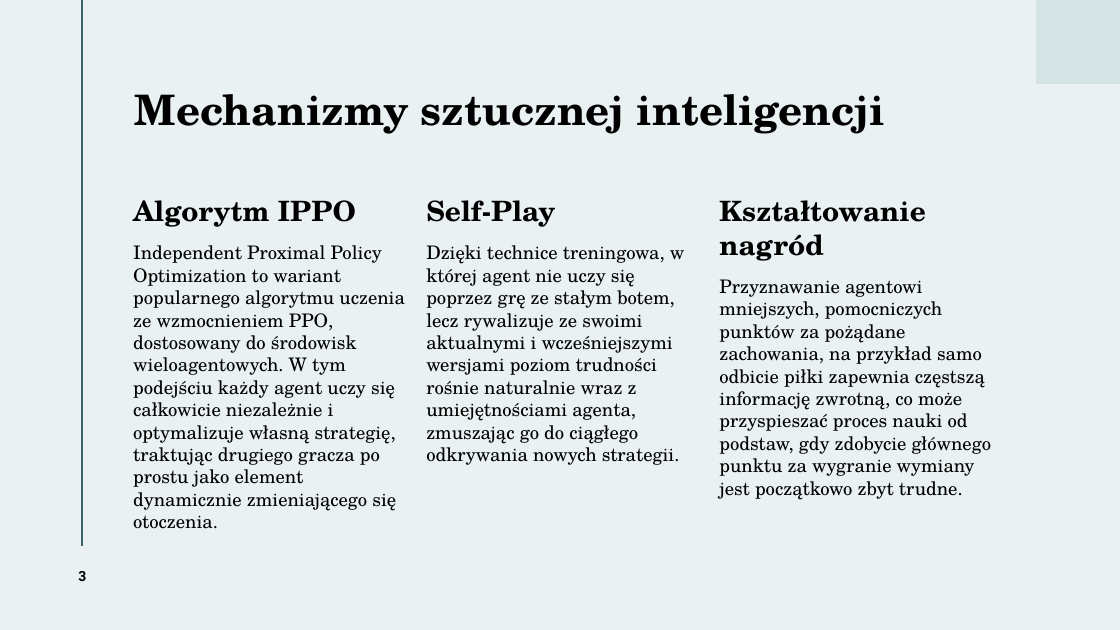
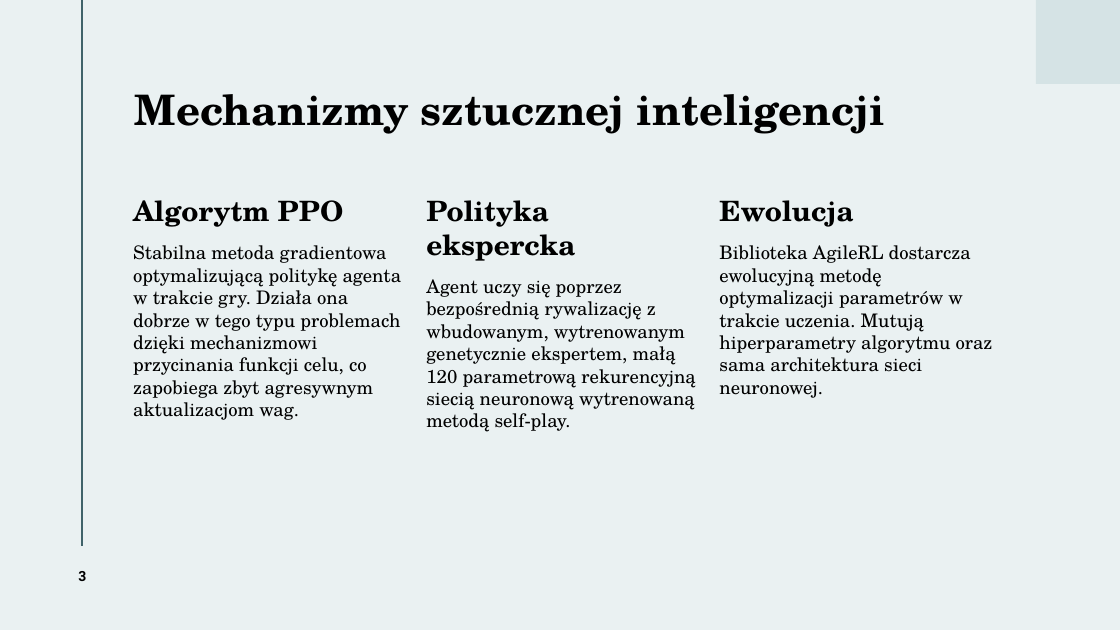
Before and after one commit to rmesek/iwsum-slimevolley, a slide deck: slide 3 of docs/Slime Volleyball MARL.pptx. Drawn at 1120x630 pixels with LibreOffice and Linux fonts; fonts in the diff are those of the drawing. Boxes give left, top, right and bottom in pixels: in the first picture for what was removed or moved away, otherwise in the second. Text is boxed around its words. In the diff, an @@ line names an element or a change of style, - is before the commit and + after.

```diff
--- a/docs/Slime Volleyball MARL.pptx
+++ b/docs/Slime Volleyball MARL.pptx
@@ text at (133, 200, 402, 420): text changed @@
-Algorytm IPPO
-Independent Proximal Policy Optimization to wariant popularnego algorytmu uczenia ze wzmocnieniem PPO, dostosowany do środowisk wieloagentowych. W tym podejściu każdy agent uczy się całkowicie niezależnie i optymalizuje własną strategię, traktując drugiego gracza po prostu jako element dynamicznie zmieniającego się otoczenia.
+Algorytm PPO
+Stabilna metoda gradientowa optymalizującą politykę agenta w trakcie gry. Działa ona dobrze w tego typu problemach dzięki mechanizmowi przycinania funkcji celu, co zapobiega zbyt agresywnym aktualizacjom wag.
@@ text at (426, 200, 695, 432): text changed @@
-Self-Play
-Dzięki technice treningowa, w której agent nie uczy się poprzez grę ze stałym botem, lecz rywalizuje ze swoimi aktualnymi i wcześniejszymi wersjami poziom trudności rośnie naturalnie wraz z umiejętnościami agenta, zmuszając go do ciągłego odkrywania nowych strategii.
+Polityka ekspercka
+Agent uczy się poprzez bezpośrednią rywalizację z wbudowanym, wytrenowanym genetycznie ekspertem, małą 120 parametrową rekurencyjną siecią neuronową wytrenowaną metodą self-play.
@@ text at (719, 200, 993, 398): text changed @@
-Kształtowanie nagród
-Przyznawanie agentowi mniejszych, pomocniczych punktów za pożądane zachowania, na przykład samo odbicie piłki zapewnia częstszą informację zwrotną, co może przyspieszać proces nauki od podstaw, gdy zdobycie głównego punktu za wygranie wymiany jest początkowo zbyt trudne.
+Ewolucja
+Biblioteka AgileRL dostarcza ewolucyjną metodę optymalizacji parametrów w trakcie uczenia. Mutują hiperparametry algorytmu oraz sama architektura sieci neuronowej.
```
Also in this commit, not shown: 3 other slides changed, 2 slides added, 1 slide removed.
